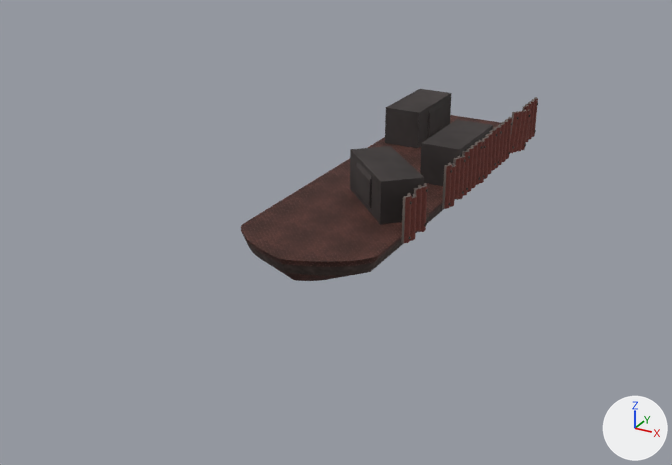
The glTF model assets/models_gltf/Neriglissar_platform/Neriglissar_WW_sección_babor.glb, before and after one commit.
One viewpoint serves both versions: a 50 mm camera at (8.16, -17.92, 7.11) aimed at (-1.04, -1.19, -1.26). Lighting does not change. The marker at lower right points along +X, +Y and +Z. The older version comes first. Vertices at exactly the same position are counted once.

In view in the first picture: 'mergedBlocks(Clone)'.
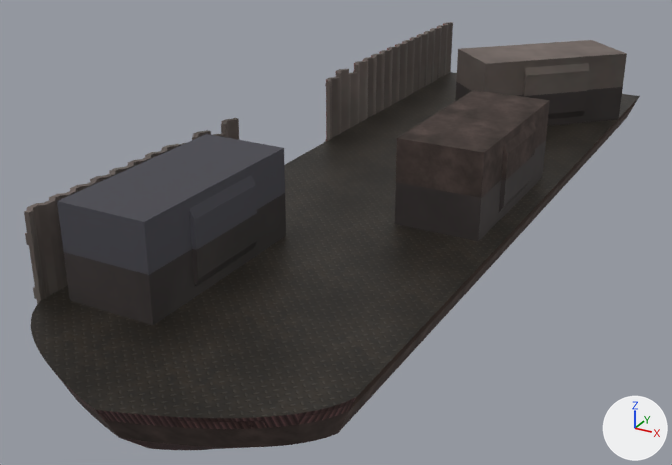
Location of each change, [x1, y1, x2, y2] in pixels of the pictures (672 x 465 px; the box of a moved part takes in the faces that stretch with it):
'mergedBlocks(Clone)', reshaped, rescaled (107% wider, 122% taller)
    before: [241, 89, 538, 281]
    after: [24, 22, 640, 450]
part 1 of me_mesh_0, moved or reshaped
    before: [241, 115, 501, 281]
    after: [31, 72, 640, 450]
part 2 of me_mesh_0, moved or reshaped
    before: [420, 119, 493, 186]
    after: [395, 90, 550, 241]
part 3 of me_mesh_0, deleted
    before: [350, 97, 538, 244]
part 4 of me_mesh_0, built on
    before: [385, 89, 452, 148]
    after: [326, 22, 627, 141]
part 5 of me_mesh_0, added
    after: [24, 118, 286, 325]

Edits to the bpy script that builds the scene:
```text
Add mat_dark_clone:
    mat_dark_clone = principled_material('dark(Clone)')
    mat_dark_clone.base_color = (0.0411, 0.0451, 0.0615)  # dark grey #393c46
    mat_dark_clone.metallic = 0.35
    mat_dark_clone.roughness = 1.0
Add mat_steel_clone:
    mat_steel_clone = principled_material('steel(Clone)')
    mat_steel_clone.base_color = (0.0788, 0.0778, 0.0946)  # dark grey #4f4f57
    mat_steel_clone.metallic = 0.35
    mat_steel_clone.roughness = 0.75
Add mat_metalgreen_clone:
    mat_metalgreen_clone = bpy.data.materials.new('metalGreen(Clone)')
    # colours: brown #8b5a3d
    # uses the picture img_image_0
Change me_mesh_0:
    used by ob_mergedblocks_clone; location = (0.0, 0.0, 0.0)
    remove me_mesh_0.from_pydata(...)  # 1016 vertices, 1830 faces; spans x -1.61..1.6, y -5.0..5.0, z -0.77..0.77
    add me_mesh_0.from_pydata(...)  # 1674 vertices, 3066 faces; spans x -1.58..1.55, y -5.05..5.05, z -0.77..0.77
    me_mesh_0 part 1: the loose piece of 134 vertices spanning x -1.61..1.39, y -5.0..5.0, z -0.77..-0.12 is moved by (0.15, -0.05, 0.0)
    me_mesh_0 part 2: the loose piece of 36 vertices spanning x 0.45..1.43, y -0.14..1.88, z -0.12..0.77 is moved by (-0.05, -0.99, 0.0)
    me_mesh_0 part 3: 7 loose pieces with 586 vertices, spanning x -0.66..1.58, y -3.0..5.0, z -0.41..0.77, are deleted
    me_mesh_0 part 4: 36 vertices removed from x -1.44..-0.46, y 1.97..3.99, z -0.12..0.77; 863 vertices added at x -1.56..1.55, y 0.95..5.05, z -0.47..0.77
    me_mesh_0 part 5: 417 vertices added at x -1.58..-0.31, y -4.05..-1.05, z -0.32..0.77
    other edits to the shape of me_mesh_0 do not show in these pictures
    add me_mesh_0.materials.append(mat_metalgreen_clone)
    add me_mesh_0.materials.append(mat_steel_clone)  # dark grey #4f4f57
    add me_mesh_0.materials.append(mat_dark_clone)  # dark grey #393c46
Change ob_mergedblocks_clone:
    ob_mergedblocks_clone.scale: (1.0, 1.0, 1.0) -> (2.0, 2.0, 2.0)
```
